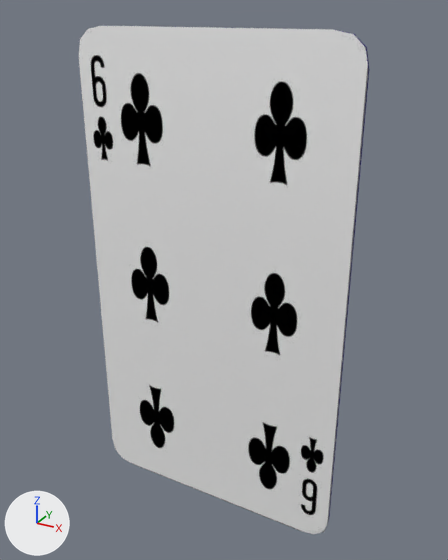
The Blender file ProyectoMC2_2024_V1.0/models/collectioncards/3Dmodel/card15.blend as it was, and as the next commit left it.
One viewpoint serves both versions: a 50 mm lens placed at (1.43, -2.46, 1.35), pointed at (0.04, 0.06, 0.09). The axes (+X, +Y, +Z) are drawn at lower left. The lights are the same throughout.

The scene before the commit, as lines of its bpy script (objects in view):
```python
me_malla_048 = bpy.data.meshes.new('Malla.048')
me_malla_048.from_pydata(...)  # 32 vertices, 60 faces; spans x -25.0..25.0, y -50.0..50.0, z 0.0..1.0
# faces by material slot: [14, 14, 32]
me_malla_048.materials.append(mat_01___default_015)  # picture img_map__1_015
me_malla_048.materials.append(mat_32)  # picture img_map__48
me_malla_048.materials.append(mat_07___default_015)  # picture img_map__3_015
ob_six_of_clubs = bpy.data.objects.new('Six of Clubs', me_malla_048)
ob_six_of_clubs.location = (0.0, 0.0, 0.0)
ob_six_of_clubs.rotation_euler = (1.571, 0.0, 0.0)  # degrees (90, 0, 0)
ob_six_of_clubs.scale = (0.0285, 0.0254, 0.0125)
```
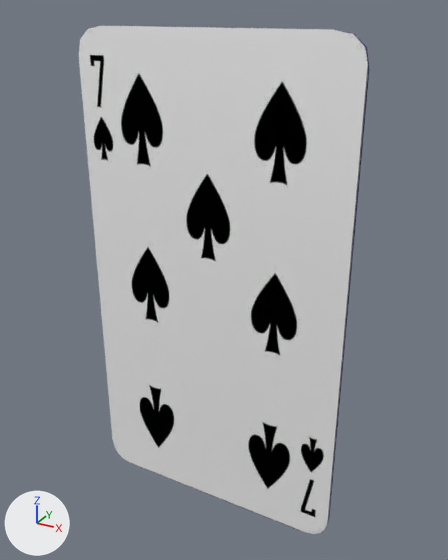
What differs and where, as boxes (x1, y1, x2, y2) in the pictures (448 x 560 px):
part 1 of me_malla_048, recoloured: (79, 26, 368, 534) in both

The change, as a list of edits to the scene's bpy script:
```text
Add img_map__9:
    img_map__9 = load_image('Map #9', '../../card3/52-card-deck-FBX/source/Seven of Spades.jpg', 357, 537, 'sRGB')
Add mat_15___default:
    mat_15___default = principled_material('15 - Default')
    mat_15___default.texture = img_map__9
    mat_15___default.metallic = 1.0
    mat_15___default.roughness = 0.859
    mat_15___default.specular_ior_level = 0.0
Change me_malla_048:
    where me_malla_048.from_pydata(...)  # 32 vertices, 60 faces; spans x -25.0..25.0, y -50.0..50.0, z 0.0..1.0
    used by ob_six_of_clubs; location = (0.0, 0.0, 0.0); rotation_euler = (1.571, 0.0, 0.0), in degrees (90, 0, 0); scale = (0.0285, 0.0254, 0.0125)
    me_malla_048 part 1: all 14 faces that had it switch from mat_32 (picture img_map__48) to mat_15___default (picture img_map__9)
```
